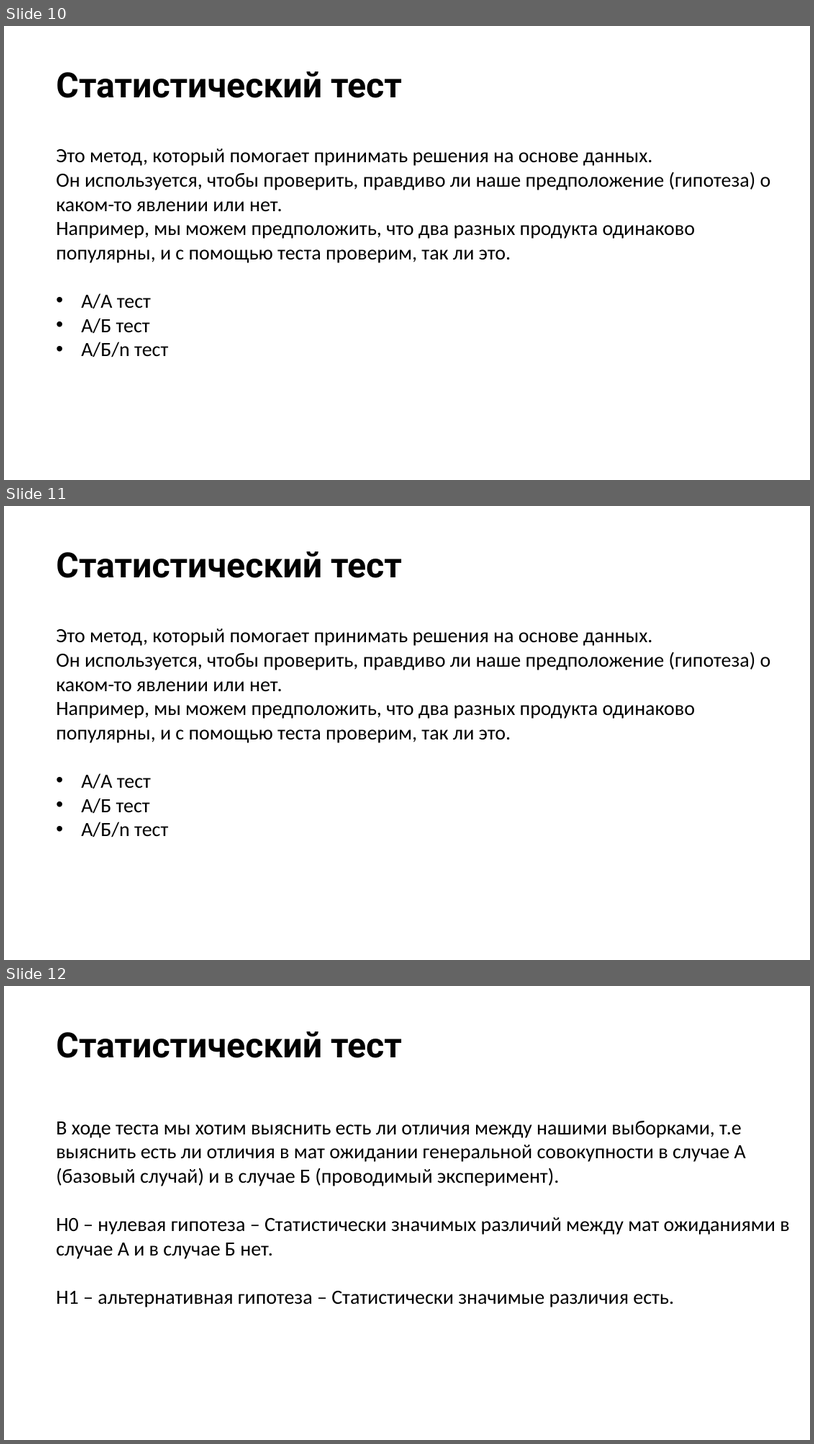
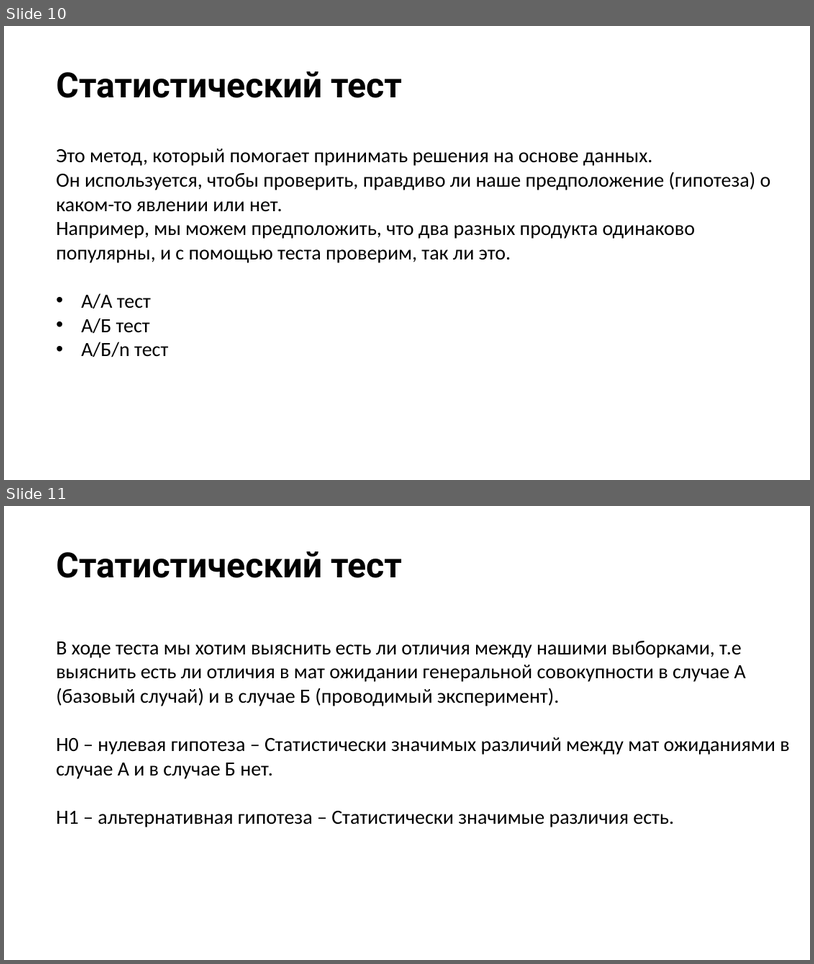
Before and after one commit to stureiko/Otus_lectures, a slide deck: Analytics/00-3 А:Б тесты - теория/Presentation/00-3 A:B test.pptx. Shown one above the other, each under a label of ours: slides 10, 11 and 12 before the commit, slides 10 and 11 after it. The pictures are 814x1444 and 814x964 pixels, drawn with LibreOffice and Linux fonts; fonts in the diff are those of the drawing; background and template pictures are left out. Boxes give left, top, right and bottom in pixels: in the first picture for what was removed or moved away, otherwise in the second. Text is boxed around its words. In the diff, an @@ line names an element or a change of style, - is before the commit and + after.

```diff
--- a/Analytics/00-3 А:Б тесты - теория/Presentation/00-3 A:B test.pptx
+++ b/Analytics/00-3 А:Б тесты - теория/Presentation/00-3 A:B test.pptx
@@ slide 11 removed at (x1=4, y1=506, x2=810, y2=960), background #FFFFFF @@
@@ title removed at (x1=56, y1=551, x2=402, y2=578) @@
-Статистический тест
@@ text removed at (x1=56, y1=628, x2=772, y2=837) @@
-Это метод, который помогает принимать решения на основе данных.
-Он используется, чтобы проверить, правдиво ли наше предположение (гипотеза) о каком-то явлении или нет.
-Например, мы можем предположить, что два разных продукта одинаково популярны, и с помощью теста проверим, так ли это.
-• А/А тест
-• А/Б тест
-• А/Б/n тест
@@ what was slide 12 is now slide 11 @@
```
Also in this commit, not shown: 2 slides changed, 24 other files.
